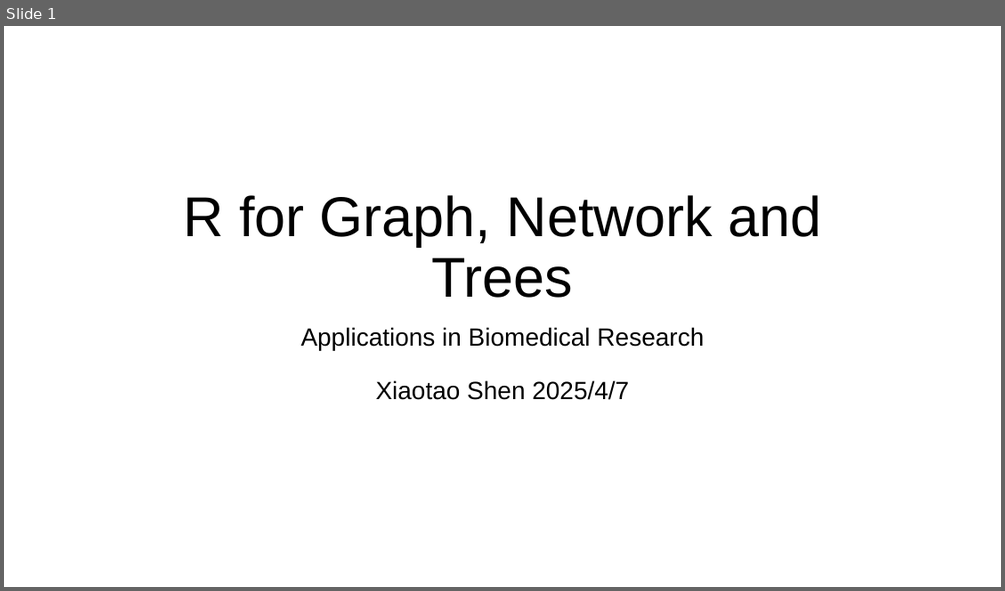
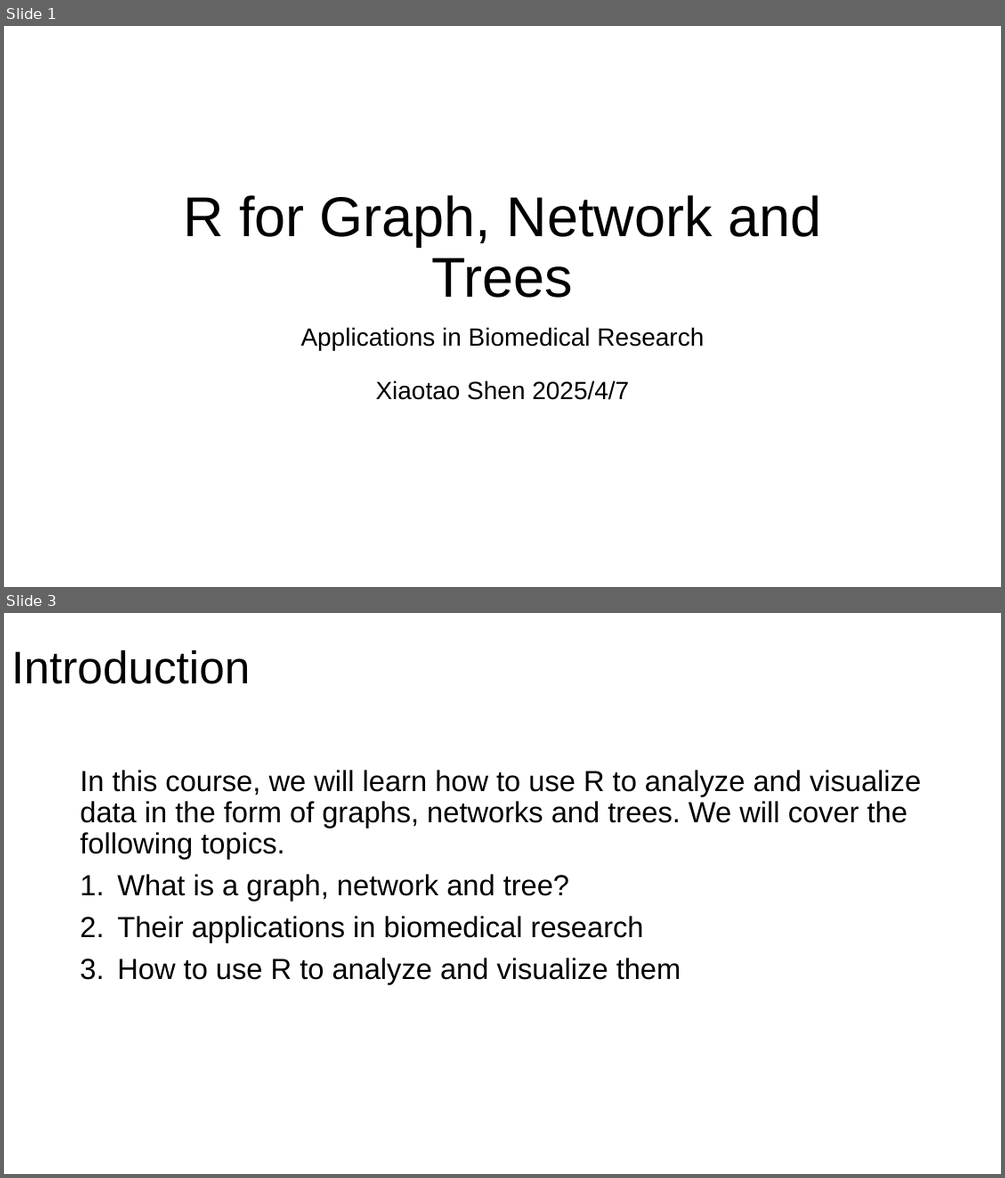
Before and after one commit to jaspershen-lab/MD7115-NTU, a slide deck: 3_materials/MD7115-Xiaotao.pptx. Shown one above the other, each under a label of ours: slide 1 before the commit, slides 1 and 3 after it; the slides between them are not shown. The pictures are 1005x591 and 1005x1178 pixels, drawn with LibreOffice and Linux fonts; fonts in the diff are those of the drawing; background and template pictures are left out. Boxes give left, top, right and bottom in pixels: in the first picture for what was removed or moved away, otherwise in the second. Text is boxed around its words. In the diff, an @@ line names an element or a change of style, - is before the commit and + after.

```diff
--- a/3_materials/MD7115-Xiaotao.pptx
+++ b/3_materials/MD7115-Xiaotao.pptx
@@ slide 3 added at [4,613,1001,1174], background #FFFFFF @@
@@ title added at [11,649,250,684], 44 pt, text #000000 @@
+Introduction
@@ text added at [80,770,921,984], 28 pt, text #000000 @@
+In this course, we will learn how to use R to analyze and visualize data in the form of graphs, networks and trees. We will cover the following topics.
+1. What is a graph, network and tree?
+2. Their applications in biomedical research
+3. How to use R to analyze and visualize them
```
Also in this commit, not shown: 5 other slides added, 3 slides removed, 4 other files.
